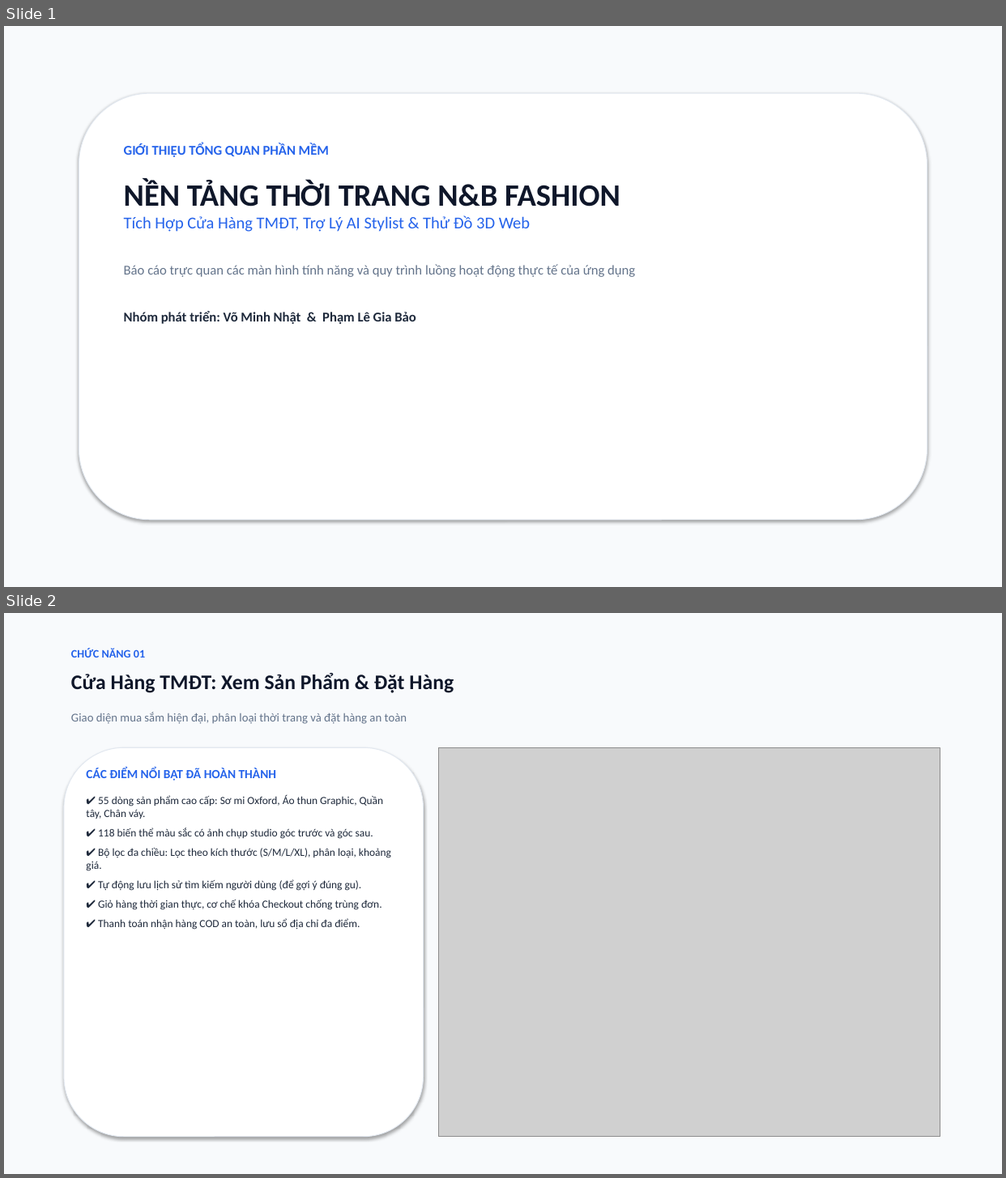
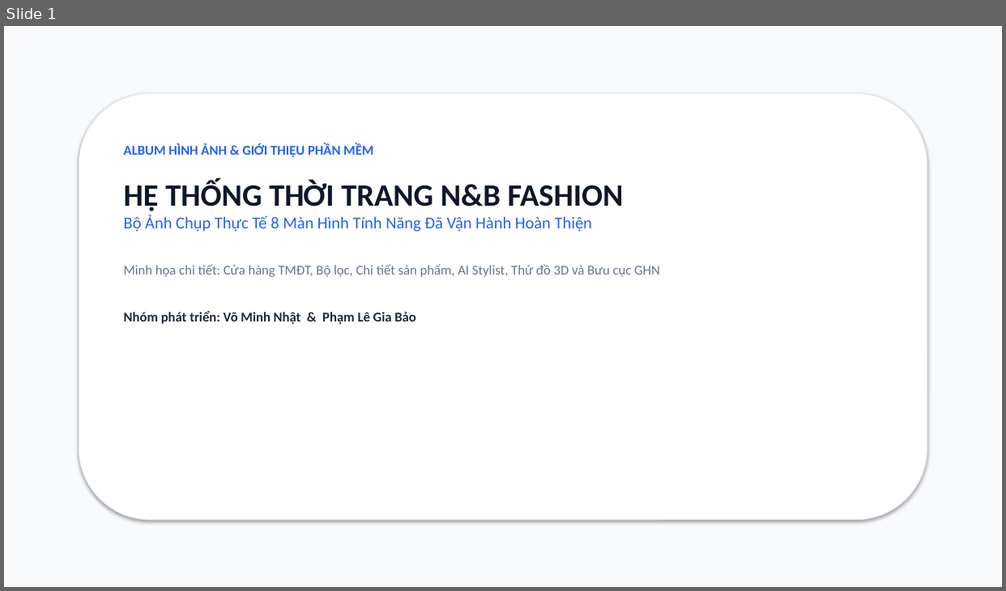
Before and after one commit to baobp14/3d-model-clothing, a slide deck: BaoCao_PhanMem_NB_Fashion.pptx. Shown one above the other, each under a label of ours: slides 1 and 2 before the commit, slide 1 after it. The pictures are 1006x1178 and 1006x591 pixels, drawn with LibreOffice and Linux fonts; fonts in the diff are those of the drawing; grey boxes stand for pictures. Boxes give left, top, right and bottom in pixels: in the first picture for what was removed or moved away, otherwise in the second. Text is boxed around its words. In the diff, an @@ line names an element or a change of style, - is before the commit and + after.

Commit message:
docs(pptx): synchronize full-image presentation across all pptx files

```diff
--- a/BaoCao_PhanMem_NB_Fashion.pptx
+++ b/BaoCao_PhanMem_NB_Fashion.pptx
@@ slide 2 removed at <box>4,613,1002,1174</box>, background #FFFFFF @@
@@ rectangle removed at <box>4,613,1002,1174</box> @@
@@ text removed at <box>71,648,145,658</box> @@
-CHỨC NĂNG 01
@@ text removed at <box>71,673,454,693</box> @@
-Cửa Hàng TMĐT: Xem Sản Phẩm & Đặt Hàng
@@ text removed at <box>71,712,407,724</box> @@
-Giao diện mua sắm hiện đại, phân loại thời trang và đặt hàng an toàn
@@ rounded rectangle removed at <box>64,747,424,1137</box> @@
@@ picture removed at <box>438,747,940,1137</box> @@
@@ text removed at <box>86,768,391,930</box> @@
-CÁC ĐIỂM NỔI BẬT ĐÃ HOÀN THÀNH
-✔ 55 dòng sản phẩm cao cấp: Sơ mi Oxford, Áo thun Graphic, Quần tây, Chân váy.
-✔ 118 biến thể màu sắc có ảnh chụp studio góc trước và góc sau.
-✔ Bộ lọc đa chiều: Lọc theo kích thước (S/M/L/XL), phân loại, khoảng giá.
-✔ Tự động lưu lịch sử tìm kiếm người dùng (để gợi ý đúng gu).
-✔ Giỏ hàng thời gian thực, cơ chế khóa Checkout chống trùng đơn.
-✔ Thanh toán nhận hàng COD an toàn, lưu sổ địa chỉ đa điểm.
@@ slide 1 changed as well @@
@@ text at <box>124,144,660,277</box>: text changed; text colour #64748B to #2563EB @@
-GIỚI THIỆU TỔNG QUAN PHẦN MỀM
-NỀN TẢNG THỜI TRANG N&B FASHION
-Tích Hợp Cửa Hàng TMĐT, Trợ Lý AI Stylist & Thử Đồ 3D Web
-Báo cáo trực quan các màn hình tính năng và quy trình luồng hoạt động thực tế của ứng dụng
+ALBUM HÌNH ẢNH & GIỚI THIỆU PHẦN MỀM
+HỆ THỐNG THỜI TRANG N&B FASHION
+Bộ Ảnh Chụp Thực Tế 8 Màn Hình Tính Năng Đã Vận Hành Hoàn Thiện
+Minh họa chi tiết: Cửa hàng TMĐT, Bộ lọc, Chi tiết sản phẩm, AI Stylist, Thử đồ 3D và Bưu cục GHN
```
Also in this commit, not shown: 3 other slides changed, 6 slides added, 1 other slide removed, 1 other file.
